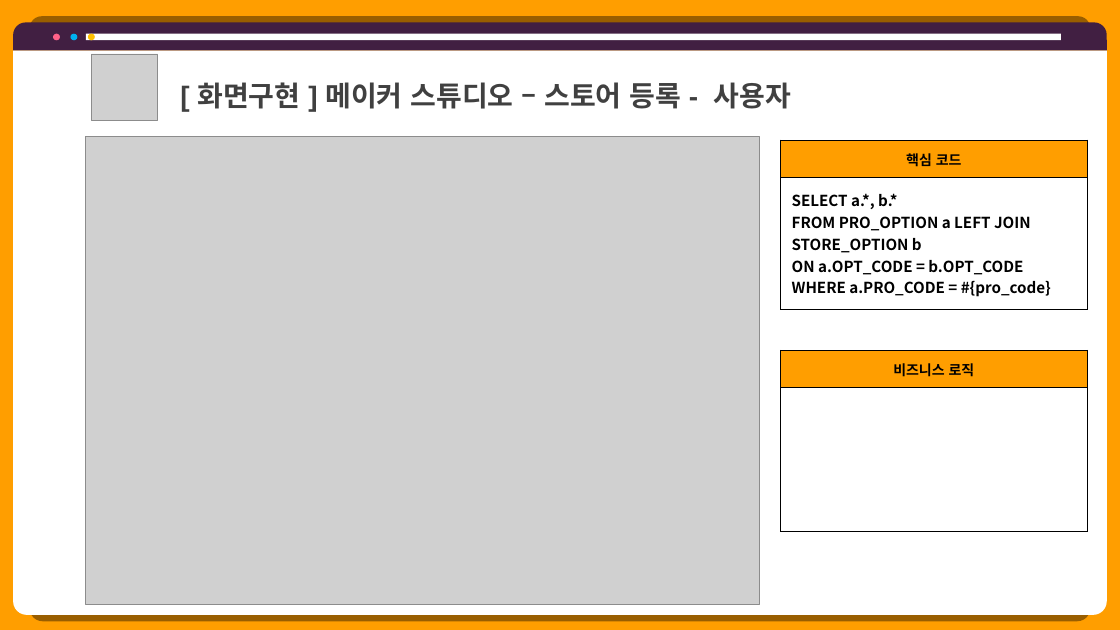
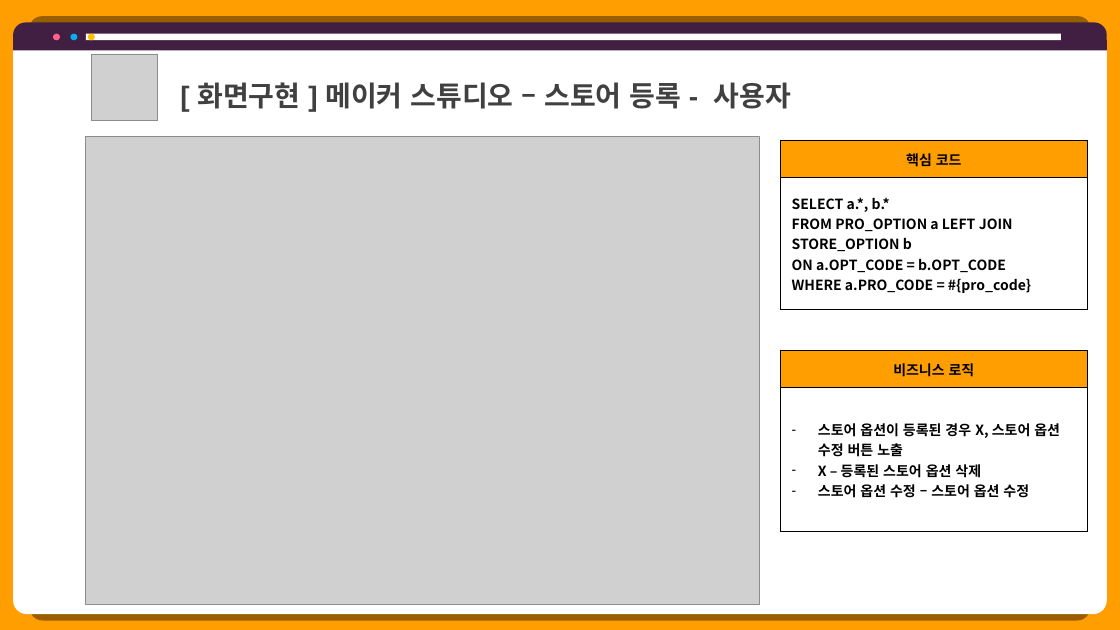
Before and after one commit to hhsw07/ezen-academy-projects, a slide deck: slide 35 of 0 발표용 파워포인트/project06 - 파워포인트 종합 - 현태.pptx (slide 39 before the commit). Drawn at 1120x630 pixels with LibreOffice and Linux fonts; fonts in the diff are those of the drawing; grey boxes stand for pictures. Boxes give left, top, right and bottom in pixels: in the first picture for what was removed or moved away, otherwise in the second. Text is boxed around its words. In the diff, an @@ line names an element or a change of style, - is before the commit and + after.

```diff
--- a/0 발표용 파워포인트/project06 - 파워포인트 종합 - 현태.pptx
+++ b/0 발표용 파워포인트/project06 - 파워포인트 종합 - 현태.pptx
@@ table at (781, 140, 1087, 310) @@
@@ size 13 to 12 pt @@
@@ table at (781, 350, 1087, 532) @@
-row 2, column 1: 
+row 2, column 1: 스토어 옵션이 등록된 경우 X, 스토어 옵션 수정 버튼 노출 / X – 등록된 스토어 옵션 삭제 / 스토어 옵션 수정 – 스토어 옵션 수정
```
Also in this commit, not shown: 30 other slides changed, 1 slide added, 4 slides removed, 2 other files.
